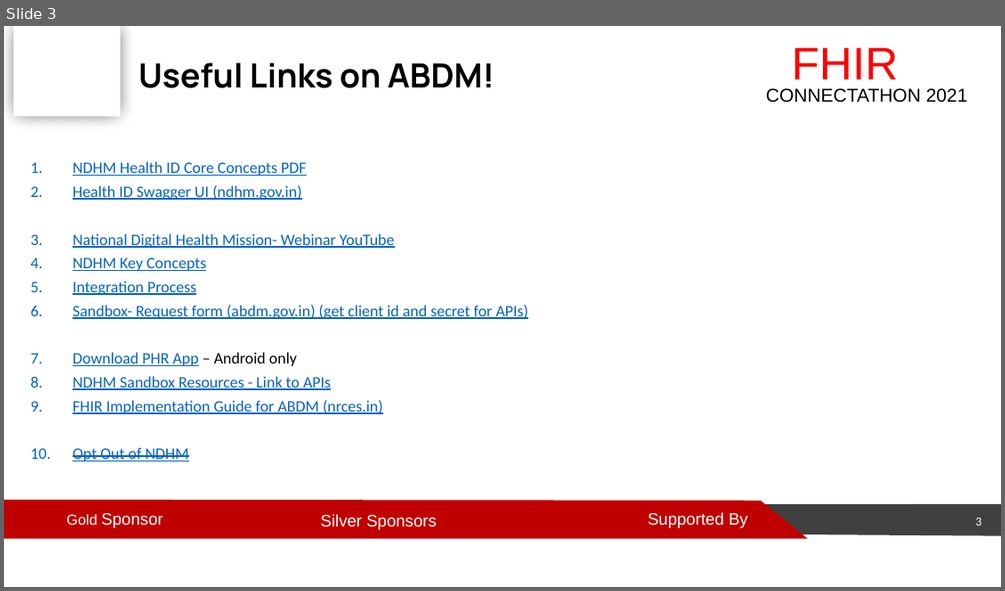
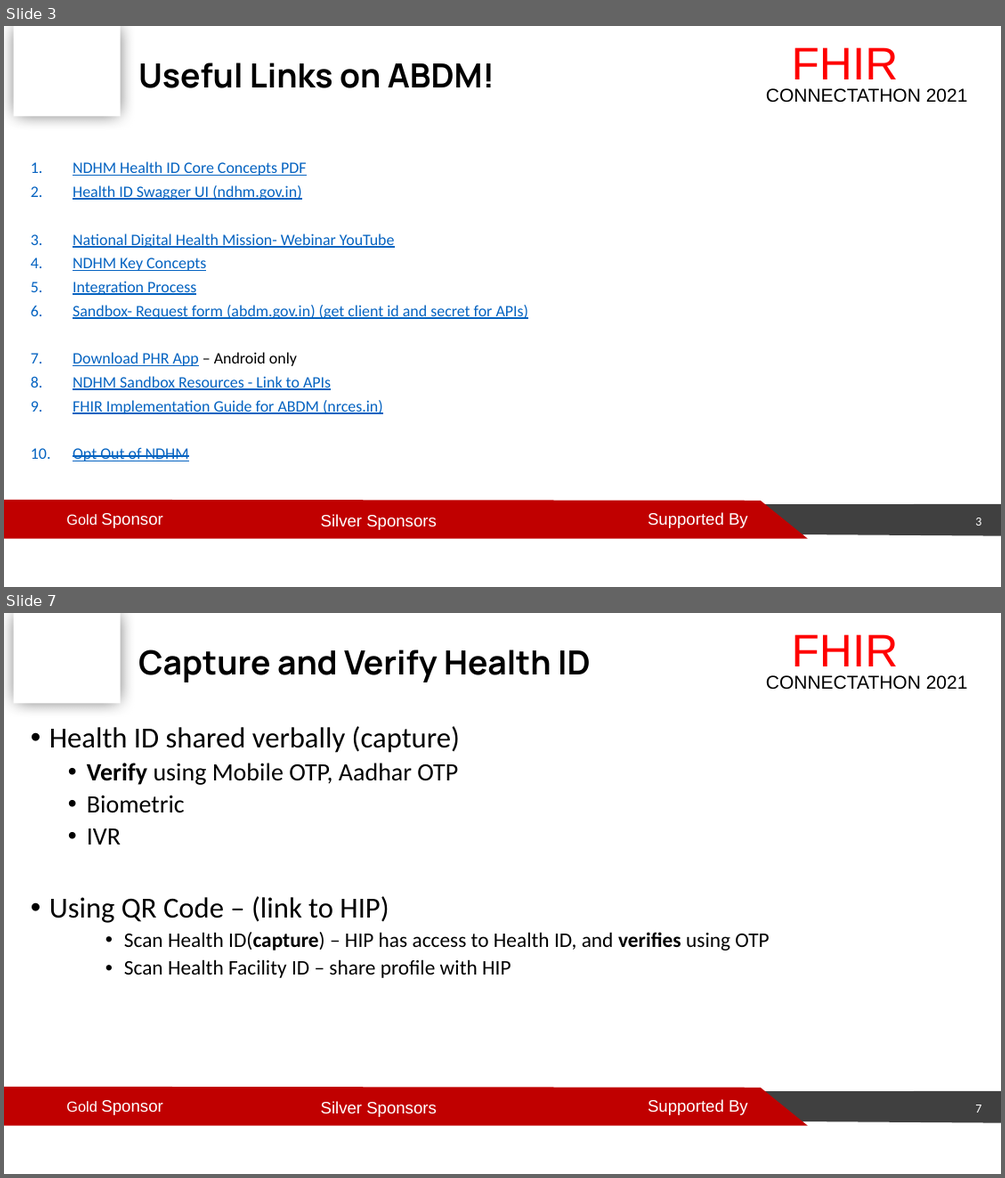
Before and after one commit to HL7India/Connectathon2021, a slide deck: abdmImplementation/IndiaFHIR-CAT21-ABDM-Technical.pptx. Shown one above the other, each under a label of ours: slide 3 before the commit, slides 3 and 7 after it; the slides between them are not shown. The pictures are 1005x591 and 1005x1178 pixels, drawn with LibreOffice and Linux fonts; fonts in the diff are those of the drawing; background and template pictures are left out. Boxes give left, top, right and bottom in pixels: in the first picture for what was removed or moved away, otherwise in the second. Text is boxed around its words. In the diff, an @@ line names an element or a change of style, - is before the commit and + after.

```diff
--- a/abdmImplementation/IndiaFHIR-CAT21-ABDM-Technical.pptx
+++ b/abdmImplementation/IndiaFHIR-CAT21-ABDM-Technical.pptx
@@ slide 7 added at [4,613,1001,1174], background #FFFFFF; not listed: 8 template elements that a slide beside it also shows @@
@@ title added at [138,649,591,682], 32 pt, text #000000, bold @@
+Capture and Verify Health ID
@@ text added at [49,726,769,978], 20 pt, text #000000 @@
+• Health ID shared verbally (capture)
+  • Verify using Mobile OTP, Aadhar OTP
+  • Biometric
+  • IVR
+• Using QR Code – (link to HIP)
+    • Scan Health ID(capture) – HIP has access to Health ID, and verifies using OTP
+    • Scan Health Facility ID – share profile with HIP
@@ page number added at [975,1104,981,1112], 12 pt, text #FFFFFF @@
+7
```
Also in this commit, not shown: 6 other slides added.
